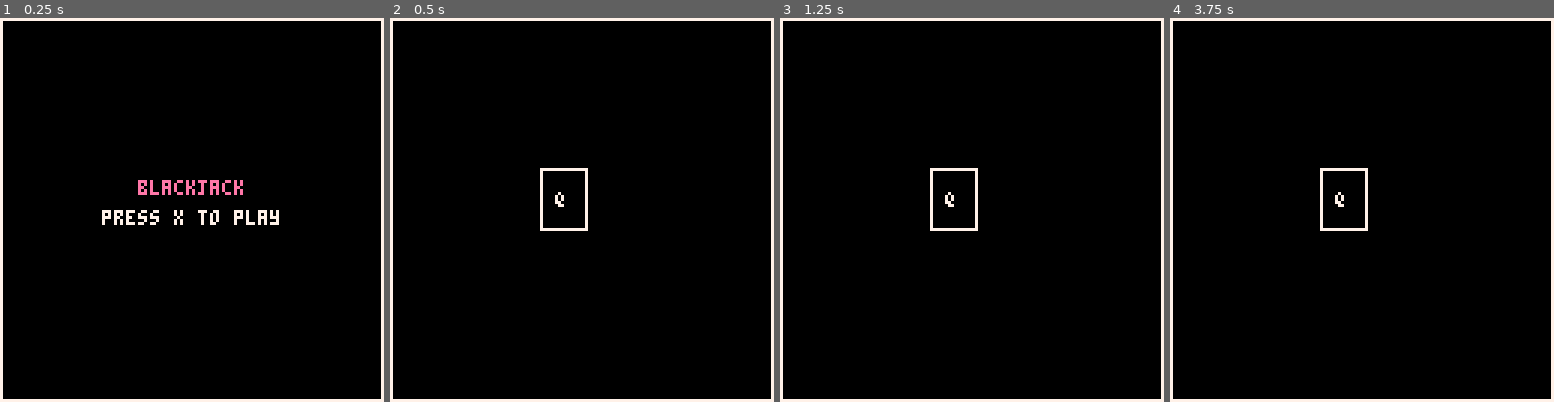
Above: before the commit, frames 1-4 (left to right).
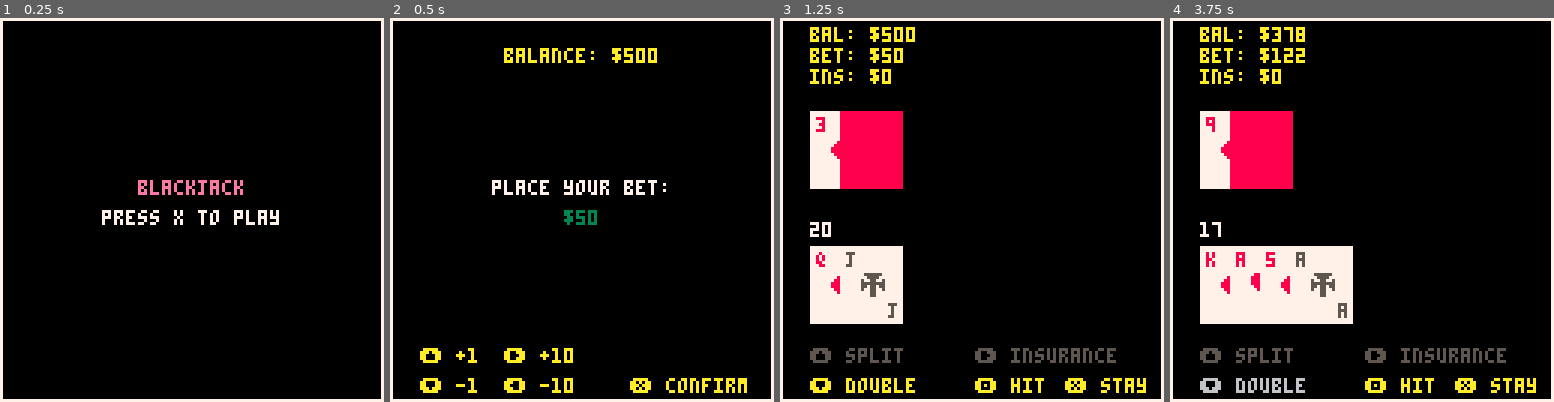
Above: after the commit, the same moments.

Repository: l4nk332/pico_blackjack
Game: PICO-8 cartridge black_jack.p8
Same seed, same stepped clock (60 frames per second), same inputs: the game is played once before the commit and once after it.
Inputs:
- Up to frame 1 (0.25 s): no input
- Up to frame 2 (0.5 s): tap X (X key) at 0.33 s
- Up to frame 3 (1.25 s): tap O (Z key) at 0.7 s; tap X (X key) at 1.07 s
- Up to frame 4 (3.75 s): hold Right 1.6-2.1 s; tap O (Z key) every 0.4 s from 1.7 to 3.7 s; tap X (X key) at 1.85, 2.97 s; hold Up 2.15-2.42 s; hold Right 2.47-3.03 s; hold Left 3.08-3.58 s; hold Down from 3.63 s (still down)

Frame 1 is identical in both runs. In frame 2, 3.7% of the frame differs, in the area x 7-93%, y 7-98%; in frame 3, 14%; in frame 4, 17%, in the area x 7-96%, y 2-98%.

Commit message:
Card rendering has been put in place!

Diff:
--- a/black_jack.p8
+++ b/black_jack.p8
@@ -9,6 +9,8 @@
 -- globals
 game_started = false
 all_suits = {'spades', 'hearts', 'diamonds', 'clubs'}
+suit_reg = {diamonds=1, hearts=2, spades=3, clubs=4}
+suit_color = {diamonds=8, hearts=8, spades=5, clubs=5}
 all_ranks = {'ace', 'king', 'queen', 'jack', '10', '9', '8', '7', '6', '5', '4', '3', '2'}
 all_values = {{1, 11}, 10, 10, 10, 10, 9, 8, 7, 6, 5, 4, 3, 2}
 all_phases = {blinds='blinds', deal='deal', play='play', dealer_play='dealer_play', settlement='settlement'}
@@ -246,36 +248,46 @@
   print('❎ confirm', 80, 120, 10)
 end
 
+function render_card(card, x, y, is_face_down)
+  local reg = suit_reg[card.suit]
+  local clr = suit_color[card.suit]
+  local sym = card.rank
+  if #sym > 2 then sym = sub(sym, 1, 1) end
+
+  if is_face_down then
+    rectfill(x, y, x + 20, y + 25, 8)
+  else
+    rectfill(x, y, x + 20, y + 25, 7)
+    local sym_offset
+    if #sym == 2 then sym_offset = 2 else sym_offset = 6 end
+    print(sym, x + 2, y + 2, clr)
+    print(sym, x + 10 + sym_offset, y + 19, clr)
+    spr(reg, ((x * 2 + 20) / 2) - 3, ((y * 2 + 25) / 2) - 3)
+  end
+end
+
 function render_p_hand(vshift)
   vshift = vshift or 0
-  local hand_str = ''
   for i=1,#p_hand do
-    local t = ', '
-    if i == #p_hand then t = '' end
-    hand_str = hand_str..p_hand[i].rank..' '..sub(p_hand[i].suit, 1, 1)..t
-  end
-  print(hand_str, hcenter(hand_str), vcenter() + 20 + vshift, 7)
+    render_card(p_hand[i], i * 10, vcenter() + 15 + vshift)
+  end
+
   local hand_value = tostr(value_of_hand(p_hand))
-  print(hand_value, hcenter(hand_value), vcenter() + 30 + vshift, 7)
+  print(hand_value, 10, vcenter() + 7 + vshift, 7)
 end
 
 function render_d_hand(is_face_down, vshift)
   vshift = vshift or 0
-  local hand_str = ''
   for i=1,#d_hand do
-    local t = ', '
-    if i == #d_hand then t = '' end
     if is_face_down and i == 2 then
-      hand_str = hand_str..'???'
-    else
-      hand_str = hand_str..d_hand[i].rank..' '..sub(d_hand[i].suit, 1, 1)..t
-    end
-
-  end
-  print(hand_str, hcenter(hand_str), vcenter() - 30 + vshift, 7)
+      render_card(d_hand[i], i * 10, vcenter() - 30 + vshift, is_face_down)
+    else
+      render_card(d_hand[i], i * 10, vcenter() - 30 + vshift)
+    end
+  end
   if not is_face_down then
     local hand_value = tostr(value_of_hand(d_hand))
-    print(hand_value, hcenter(hand_value), vcenter() - 20 + vshift, 7)
+    print(hand_value, 10, vcenter() - 1 + vshift, 7)
   end
 end
 
@@ -418,10 +430,7 @@
 end
 
 function render_phase()
-  if true then
-    rect(50, 50, 65, 70, 7)
-    print('q', ((50 + 65) / 2) - 2, ((50 + 70) / 2) - 2, 7)
-  elseif balance <= 0 and wager <= 0 then render_game_over()
+  if balance <= 0 and wager <= 0 then render_game_over()
   elseif phase == all_phases['blinds'] then render_blinds_phase()
   elseif phase == all_phases['play'] then render_play_phase()
   elseif phase == all_phases['dealer_play'] then render_dealer_play_phase()
@@ -440,9 +449,11 @@
 end
 
 __gfx__
-00000000000000000000000000000000000000000000000000000000000000000000000000000000000000000000000000000000000000000000000000000000
-00000000000000000000000000000000000000000000000000000000000000000000000000000000000000000000000000000000000000000000000000000000
-00700700000000000000000000000000000000000000000000000000000000000000000000000000000000000000000000000000000000000000000000000000
-00077000000000000000000000000000000000000000000000000000000000000000000000000000000000000000000000000000000000000000000000000000
-00077000000000000000000000000000000000000000000000000000000000000000000000000000000000000000000000000000000000000000000000000000
-00700700000000000000000000000000000000000000000000000000000000000000000000000000000000000000000000000000000000000000000000000000
+00000000000880000880088000055000055555500000000000000000000000000000000000000000000000000000000000000000000000000000000000000000
+00000000008888008888888800555500005555000000000000000000000000000000000000000000000000000000000000000000000000000000000000000000
+00700700088888808888888805555550500550050000000000000000000000000000000000000000000000000000000000000000000000000000000000000000
+00077000888888888888888805555550555555550000000000000000000000000000000000000000000000000000000000000000000000000000000000000000
+00077000888888880888888055555555550550550000000000000000000000000000000000000000000000000000000000000000000000000000000000000000
+00700700088888800088880055055055500550050000000000000000000000000000000000000000000000000000000000000000000000000000000000000000
+00000000008888000008800000055000000550000000000000000000000000000000000000000000000000000000000000000000000000000000000000000000
+00000000000880000000000000055000000550000000000000000000000000000000000000000000000000000000000000000000000000000000000000000000
